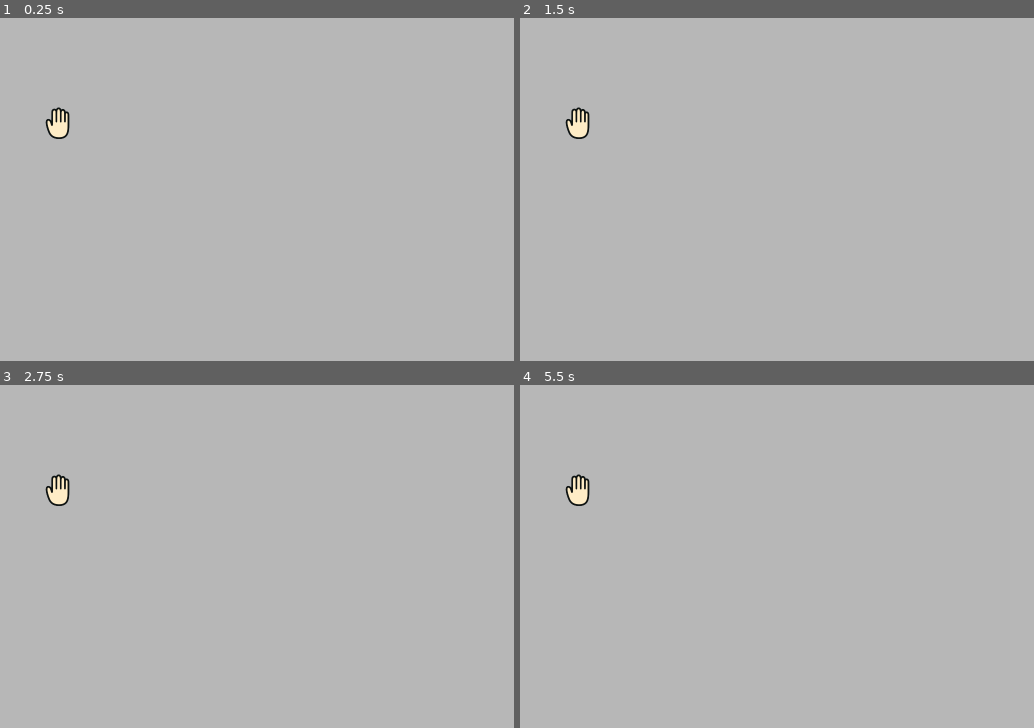
Above: before the commit, frames 1-4 (two rows, left to right).
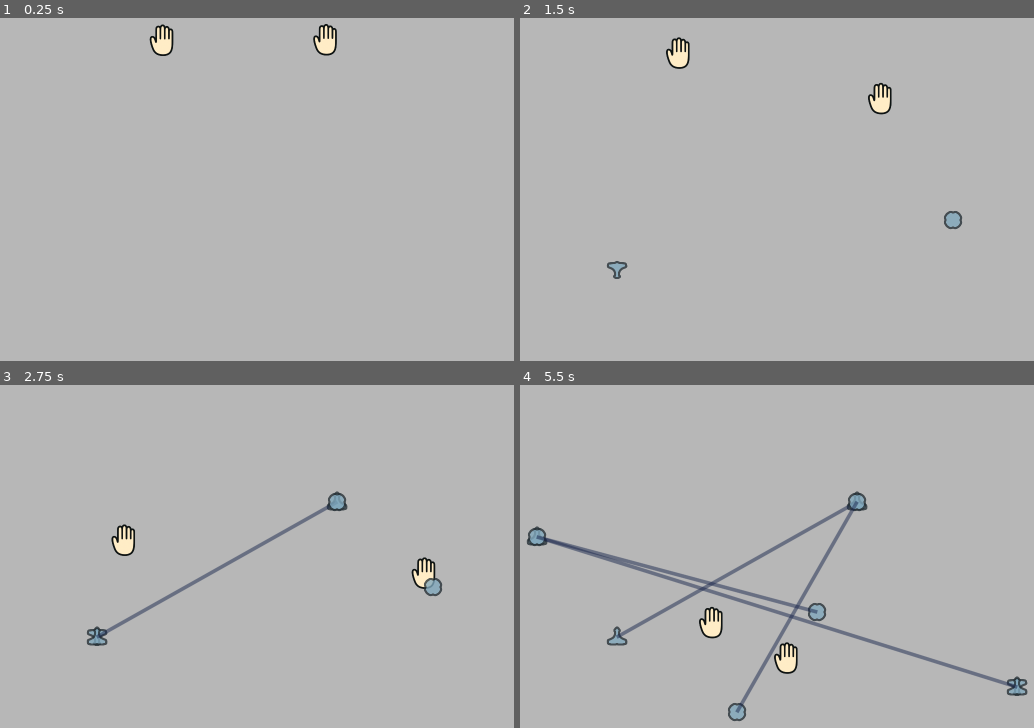
Above: after the commit, the same moments.

Repository: westonkelliher/GodotDemos
Game: Godot game, scene res://stage.tscn
Same seed, same stepped clock (60 frames per second), same inputs: the game is played once before the commit and once after it.
Inputs (mouse positions are in pixels of both pictures, inside the frame that each line leads up to):
- Up to frame 1 (0.25 s): no input
- Up to frame 2 (1.5 s): tap Enter at 0.5 s; move the mouse to (951, 220) at 0.52 s; click (951, 220) at 0.6 s; right-click (951, 220) at 0.8 s; move the mouse to (617, 268) at 1.27 s; hold S (putdown, bound only after the commit) from 1.28 s (still down); right-click (617, 268) at 1.35 s
- Up to frame 3 (2.75 s): tap W (pickup, bound only after the commit) at 1.55, 2.1 s; move the mouse to (339, 501) at 2.02 s; release S (putdown, bound only after the commit) at 2.03 s; click (339, 501) at 2.3 s
- Up to frame 4 (5.5 s): move the mouse to (735, 710) at 2.77 s; click (735, 710) at 2.85 s; right-click (735, 710) at 3.05 s; move the mouse to (1018, 686) at 3.52 s; hold S (putdown, bound only after the commit) from 3.53 s (still down); right-click (1018, 686) at 3.6 s; tap W (pickup, bound only after the commit) at 3.8, 4.35 s; move the mouse to (535, 535) at 4.27 s; click (535, 535) at 4.55 s; move the mouse to (818, 611) at 5.02 s; click (818, 611) at 5.1 s; right-click (818, 611) at 5.3 s

The runs differ from the first frame. In frame 1, 1.0% of the frame differs, in the area x 8-66%, y 1-36%; in frame 2, 1.3%; in frame 3, 2.1%; in frame 4, 4.7%, in the area x 1-99%, y 25-98%.

Commit message:
HandLines: two hands

Diff:
--- /dev/null
+++ b/HandLines/cmd.gd
@@ -0,0 +1,34 @@
+extends Node2D
+class_name Cmd
+
+
+var subcmds: Array[SubCmd] = []
+
+enum SubcType {Move, Interact, Pickup, Putdown}
+
+class SubCmd:
+	var type: SubcType = SubcType.Move
+	var pos: Vector2 = Vector2.ZERO
+	var nodes: Array[Node] = []
+
+func add_subcmd(type: SubcType, pos: Vector2) -> void:
+	var subc := SubCmd.new()
+	subc.type = type
+	subc.pos = pos
+	subcmds.append(subc)
+
+func add_node(node: Node) -> void:
+	subcmds[-1].nodes.append(node)
+	add_child(node)
+
+func remove_subnodes(i: int) -> void:
+	for n in subcmds[i].nodes:
+		n.queue_free()
+
+func get_subc(index: int) -> SubCmd:
+	if index >= subcmds.size():
+		return null
+	return subcmds[index]
+
+func get_start() -> Vector2:
+	return subcmds[0].pos
--- /dev/null
+++ b/HandLines/cmd.tscn
@@ -0,0 +1,6 @@
+[gd_scene load_steps=2 format=3 uid="uid://ygd2n8d8fdk5"]
+
+[ext_resource type="Script" path="res://cmd.gd" id="1_yr84w"]
+
+[node name="Cmd" type="Node2D"]
+script = ExtResource("1_yr84w")
--- /dev/null
+++ b/HandLines/cmd_vertex.tscn
@@ -0,0 +1,63 @@
+[gd_scene load_steps=14 format=3 uid="uid://fi6na1t0qfm2"]
+
+[ext_resource type="Texture2D" uid="uid://drd8j52ema3ii" path="res://images/cmd_interact_thic.png" id="1_ks1qb"]
+[ext_resource type="Texture2D" uid="uid://bao0e0pvbeio6" path="res://images/cmd_interact.png" id="1_x3n32"]
+[ext_resource type="Texture2D" uid="uid://trtlogbn7oh0" path="res://images/cmd_pickup_thic.png" id="2_mmfqq"]
+[ext_resource type="Texture2D" uid="uid://2jca0kw3qsxm" path="res://images/cmd_pickup.png" id="2_yl622"]
+[ext_resource type="Texture2D" uid="uid://b064q3q2cmsyx" path="res://images/cmd_putdown.png" id="3_gn6rj"]
+[ext_resource type="Texture2D" uid="uid://io1y4ldr3c5f" path="res://images/cmd_putdown_thic.png" id="3_li4am"]
+
+[sub_resource type="AtlasTexture" id="AtlasTexture_kabe2"]
+atlas = ExtResource("1_x3n32")
+region = Rect2(0, 0, 256, 256)
+
+[sub_resource type="AtlasTexture" id="AtlasTexture_xqbh5"]
+atlas = ExtResource("1_ks1qb")
+region = Rect2(0, 0, 256, 256)
+
+[sub_resource type="AtlasTexture" id="AtlasTexture_o7wfm"]
+atlas = ExtResource("2_mmfqq")
+region = Rect2(0, 0, 256, 256)
+
+[sub_resource type="AtlasTexture" id="AtlasTexture_l22wb"]
+atlas = ExtResource("3_li4am")
+region = Rect2(0, 0, 256, 256)
+
+[sub_resource type="AtlasTexture" id="AtlasTexture_3r8sg"]
+atlas = ExtResource("2_yl622")
+region = Rect2(0, 0, 256, 256)
+
+[sub_resource type="AtlasTexture" id="AtlasTexture_ey2ew"]
+atlas = ExtResource("3_gn6rj")
+region = Rect2(0, 0, 256, 256)
+
+[sub_resource type="SpriteFrames" id="SpriteFrames_7aykh"]
+animations = [{
+"frames": [{
+"duration": 1.0,
+"texture": SubResource("AtlasTexture_kabe2")
+}, {
+"duration": 1.0,
+"texture": SubResource("AtlasTexture_xqbh5")
+}, {
+"duration": 1.0,
+"texture": SubResource("AtlasTexture_o7wfm")
+}, {
+"duration": 1.0,
+"texture": SubResource("AtlasTexture_l22wb")
+}, {
+"duration": 1.0,
+"texture": SubResource("AtlasTexture_3r8sg")
+}, {
+"duration": 1.0,
+"texture": SubResource("AtlasTexture_ey2ew")
+}],
+"loop": true,
+"name": &"default",
+"speed": 5.0
+}]
+
+[node name="CmdVertex" type="AnimatedSprite2D"]
+modulate = Color(0.5032, 0.65712, 0.74, 0.784314)
+scale = Vector2(0.17, 0.17)
+sprite_frames = SubResource("SpriteFrames_7aykh")
--- /dev/null
+++ b/HandLines/hand.gd
@@ -0,0 +1,23 @@
+extends Node2D
+class_name Hand
+
+signal finished_cmd(cmd: Cmd)
+
+var assigned_cmd: Cmd = null
+var target_index := 0
+
+const SPEED := 200.0
+
+func _process(delta: float) -> void:
+	if assigned_cmd != null:
+		var subc := assigned_cmd.get_subc(target_index)
+		if subc == null:
+			var temp := assigned_cmd
+			assigned_cmd = null
+			target_index = 0
+			finished_cmd.emit(temp)
+			return
+		position = position.move_toward(subc.pos, SPEED*delta)
+		if position == subc.pos:
+			assigned_cmd.remove_subnodes(target_index)
+			target_index += 1
--- a/HandLines/hand.tscn
+++ b/HandLines/hand.tscn
@@ -1,7 +1,8 @@
-[gd_scene load_steps=6 format=3 uid="uid://ckyu7uovsxcpq"]
+[gd_scene load_steps=7 format=3 uid="uid://ckyu7uovsxcpq"]
 
-[ext_resource type="Texture2D" uid="uid://c27kfv7lajcpx" path="res://b_hand_open.png" id="1_yob5d"]
-[ext_resource type="Texture2D" uid="uid://cylgsyecioafa" path="res://b_hand_grab.png" id="2_djxsl"]
+[ext_resource type="Script" path="res://hand.gd" id="1_leyk5"]
+[ext_resource type="Texture2D" uid="uid://c27kfv7lajcpx" path="res://images/b_hand_open.png" id="1_yob5d"]
+[ext_resource type="Texture2D" uid="uid://x6ajgq0wr0dl" path="res://images/b_hand_grab.png" id="2_djxsl"]
 
 [sub_resource type="AtlasTexture" id="AtlasTexture_koapl"]
 atlas = ExtResource("1_yob5d")
@@ -26,6 +27,7 @@
 }]
 
 [node name="Hand" type="Node2D"]
+script = ExtResource("1_leyk5")
 
 [node name="Sprite" type="AnimatedSprite2D" parent="."]
 scale = Vector2(0.2, 0.2)
--- /dev/null
+++ b/HandLines/my_line.gd
@@ -0,0 +1,25 @@
+extends Node2D
+
+# Points for the start and end of the line
+var start_point: Vector2
+var end_point: Vector2
+var line_color: Color = Color(0.1, 0.15, .3, 0.5)
+var line_width: float = 6.0
+#var current_cmd: Cmd = null
+
+# Initialize the node with the start and end points
+#func _init(start_point: Vector2, end_point: Vector2, line_color: Color = Color(1, 0, 0), line_width: float = 2.0) -> void:
+	#self.start_point = start_point
+	#self.end_point = end_point
+	#self.line_color = line_color
+	#self.line_width = line_width
+
+# Custom drawing function
+func _draw() -> void:
+	draw_line(start_point, end_point, line_color, line_width, true)
+
+# Update the line and redraw
+func set_points(new_start: Vector2, new_end: Vector2) -> void:
+	start_point = new_start
+	end_point = new_end
+	queue_redraw()
--- /dev/null
+++ b/HandLines/my_line.tscn
@@ -0,0 +1,6 @@
+[gd_scene load_steps=2 format=3 uid="uid://wgaa6m23f3ov"]
+
+[ext_resource type="Script" path="res://my_line.gd" id="1_34mej"]
+
+[node name="MyLine" type="Node2D"]
+script = ExtResource("1_34mej")
--- a/HandLines/project.godot
+++ b/HandLines/project.godot
@@ -26,9 +26,28 @@
 
 [input]
 
-click={
+pickup={
 "deadzone": 0.5,
-"events": [Object(InputEventMouseButton,"resource_local_to_scene":false,"resource_name":"","device":-1,"window_id":0,"alt_pressed":false,"shift_pressed":false,"ctrl_pressed":false,"meta_pressed":false,"button_mask":1,"position":Vector2(166, 11),"global_position":Vector2(170, 52),"factor":1.0,"button_index":1,"canceled":false,"pressed":true,"double_click":false,"script":null)
+"events": [Object(InputEventKey,"resource_local_to_scene":false,"resource_name":"","device":-1,"window_id":0,"alt_pressed":false,"shift_pressed":false,"ctrl_pressed":false,"meta_pressed":false,"pressed":false,"keycode":0,"physical_keycode":87,"key_label":0,"unicode":119,"location":0,"echo":false,"script":null)
+, Object(InputEventKey,"resource_local_to_scene":false,"resource_name":"","device":-1,"window_id":0,"alt_pressed":false,"shift_pressed":false,"ctrl_pressed":false,"meta_pressed":false,"pressed":false,"keycode":0,"physical_keycode":4194320,"key_label":0,"unicode":0,"location":0,"echo":false,"script":null)
+]
+}
+putdown={
+"deadzone": 0.5,
+"events": [Object(InputEventKey,"resource_local_to_scene":false,"resource_name":"","device":-1,"window_id":0,"alt_pressed":false,"shift_pressed":false,"ctrl_pressed":false,"meta_pressed":false,"pressed":false,"keycode":0,"physical_keycode":83,"key_label":0,"unicode":115,"location":0,"echo":false,"script":null)
+, Object(InputEventKey,"resource_local_to_scene":false,"resource_name":"","device":-1,"window_id":0,"alt_pressed":false,"shift_pressed":false,"ctrl_pressed":false,"meta_pressed":false,"pressed":false,"keycode":0,"physical_keycode":4194322,"key_label":0,"unicode":0,"location":0,"echo":false,"script":null)
+]
+}
+interact={
+"deadzone": 0.5,
+"events": [Object(InputEventMouseButton,"resource_local_to_scene":false,"resource_name":"","device":-1,"window_id":0,"alt_pressed":false,"shift_pressed":false,"ctrl_pressed":false,"meta_pressed":false,"button_mask":1,"position":Vector2(254, 20),"global_position":Vector2(263, 66),"factor":1.0,"button_index":1,"canceled":false,"pressed":true,"double_click":false,"script":null)
+, Object(InputEventKey,"resource_local_to_scene":false,"resource_name":"","device":-1,"window_id":0,"alt_pressed":false,"shift_pressed":false,"ctrl_pressed":false,"meta_pressed":false,"pressed":false,"keycode":0,"physical_keycode":4194321,"key_label":0,"unicode":0,"location":0,"echo":false,"script":null)
+, Object(InputEventKey,"resource_local_to_scene":false,"resource_name":"","device":-1,"window_id":0,"alt_pressed":false,"shift_pressed":false,"ctrl_pressed":false,"meta_pressed":false,"pressed":false,"keycode":0,"physical_keycode":68,"key_label":0,"unicode":100,"location":0,"echo":false,"script":null)
+]
+}
+finalize={
+"deadzone": 0.5,
+"events": [Object(InputEventMouseButton,"resource_local_to_scene":false,"resource_name":"","device":-1,"window_id":0,"alt_pressed":false,"shift_pressed":false,"ctrl_pressed":false,"meta_pressed":false,"button_mask":2,"position":Vector2(115, 17),"global_position":Vector2(124, 63),"factor":1.0,"button_index":2,"canceled":false,"pressed":true,"double_click":false,"script":null)
 ]
 }
 
--- /dev/null
+++ b/HandLines/stage.gd
@@ -0,0 +1,93 @@
+extends Node2D
+
+var current_cmd: Cmd = null
+
+var last_vert_pos := Vector2(0,0)
+var connecting := false
+
+var cmd_queue: Array[Cmd] = []
+
+# Called when the node enters the scene tree for the first time.
+func _ready() -> void:
+	current_cmd = preload("res://cmd.tscn").instantiate()
+	$Cmds.add_child(current_cmd)
+
+
+# Called every frame. 'delta' is the elapsed time since the previous frame.
+func _process(delta: float) -> void:
+	if Input.is_action_just_pressed("interact"):
+		add_cmd_vertex(mouse_position(), Cmd.SubcType.Interact, connecting)
+		connecting = true
+	if Input.is_action_just_pressed("pickup"):
+		add_cmd_vertex(mouse_position(), Cmd.SubcType.Pickup, connecting)
+		connecting = true
+	if Input.is_action_just_pressed("putdown"):
+		add_cmd_vertex(mouse_position(), Cmd.SubcType.Putdown, connecting)
+		connecting = true
+	if Input.is_action_just_pressed("finalize"):
+		if !connecting:
+			return
+		var hand := get_next_hand(current_cmd.get_start())
+		if hand != null:
+			hand.assigned_cmd = current_cmd
+		else:
+			cmd_queue.append(current_cmd)
+		#
+		current_cmd = preload("res://cmd.tscn").instantiate()
+		$Cmds.add_child(current_cmd)
+		connecting = false
+
+	#
+	if connecting:
+		$TempLine.set_points(last_vert_pos, mouse_position())
+	else:
+		$TempLine.set_points(Vector2(-100, -100), Vector2(-100, -100))
+
+
+func mouse_position() -> Vector2:
+	return get_viewport().get_mouse_position()
+
+func add_cmd_vertex(pos: Vector2, type: Cmd.SubcType, with_line: bool) -> void:
+	# vertex
+	var x := preload("res://cmd_vertex.tscn").instantiate()
+	x.frame = type
+	x.position = pos
+	current_cmd.add_subcmd(type, pos)
+	current_cmd.add_node(x)
+	# line
+	if with_line:
+		var line := preload("res://my_line.tscn").instantiate()
+		line.set_points(last_vert_pos, pos)
+		current_cmd.add_node(line)
+	last_vert_pos = pos
+
+
+func get_next_hand(cmd_start: Vector2) -> Hand:
+	if $Hand1.assigned_cmd == null and $Hand2.assigned_cmd == null:
+		# return nearest
+		var d1: float = $Hand1.position.distance_to(cmd_start)
+		var d2: float = $Hand2.position.distance_to(cmd_start)
+		if d1 < d2:
+			return $Hand1
+		else:
+			return $Hand2
+	if $Hand1.assigned_cmd == null:
+		return $Hand1
+	if $Hand2.assigned_cmd == null:
+		return $Hand2
+	return null
+
+
+func _on_hand1_finished_cmd(cmd: Cmd) -> void:
+	if cmd_queue.size() > 0:
+		print(cmd_queue)
+		$Hand1.assigned_cmd = cmd_queue[0]
+		cmd_queue.remove_at(0)
+	cmd.queue_free()
+
+func _on_hand2_finished_cmd(cmd: Cmd) -> void:
+	if cmd_queue.size() > 0:
+		print(cmd_queue)
+		$Hand2.assigned_cmd = cmd_queue[0]
+		cmd_queue.remove_at(0)
+	cmd.queue_free()
--- a/HandLines/stage.tscn
+++ b/HandLines/stage.tscn
@@ -1,8 +1,21 @@
-[gd_scene load_steps=2 format=3 uid="uid://bvk6o3ljj26th"]
+[gd_scene load_steps=4 format=3 uid="uid://bvk6o3ljj26th"]
 
 [ext_resource type="PackedScene" uid="uid://ckyu7uovsxcpq" path="res://hand.tscn" id="1_6ssg7"]
+[ext_resource type="Script" path="res://stage.gd" id="1_djgvj"]
+[ext_resource type="PackedScene" uid="uid://wgaa6m23f3ov" path="res://my_line.tscn" id="3_havdq"]
 
 [node name="Stage" type="Node2D"]
+script = ExtResource("1_djgvj")
 
-[node name="Hand" parent="." instance=ExtResource("1_6ssg7")]
-position = Vector2(404, 257)
+[node name="Hand1" parent="." instance=ExtResource("1_6ssg7")]
+position = Vector2(612, 91)
+
+[node name="Hand2" parent="." instance=ExtResource("1_6ssg7")]
+position = Vector2(939, 90)
+
+[node name="TempLine" parent="." instance=ExtResource("3_havdq")]
+
+[node name="Cmds" type="Node2D" parent="."]
+
+[connection signal="finished_cmd" from="Hand1" to="." method="_on_hand1_finished_cmd"]
+[connection signal="finished_cmd" from="Hand2" to="." method="_on_hand2_finished_cmd"]
Renamed: HandLines/b_hand_grab.png -> HandLines/images/b_hand_grab.png
Not shown, added: HandLines/images/b_hand_grab.png.import
Renamed: HandLines/b_hand_open.png -> HandLines/images/b_hand_open.png
Not shown, added: HandLines/images/b_hand_open.png.import
Binary file added: HandLines/images/cmd_interact.png
Not shown, changed: HandLines/images/cmd_interact.png.import
Binary file added: HandLines/images/cmd_interact_thic.png
Not shown, added: HandLines/images/cmd_interact_thic.png.import
Binary file added: HandLines/images/cmd_pickup.png
Not shown, added: HandLines/images/cmd_pickup.png.import
Binary file added: HandLines/images/cmd_pickup_thic.png
Not shown, changed: HandLines/images/cmd_pickup_thic.png.import
(and 4 more such lines)
